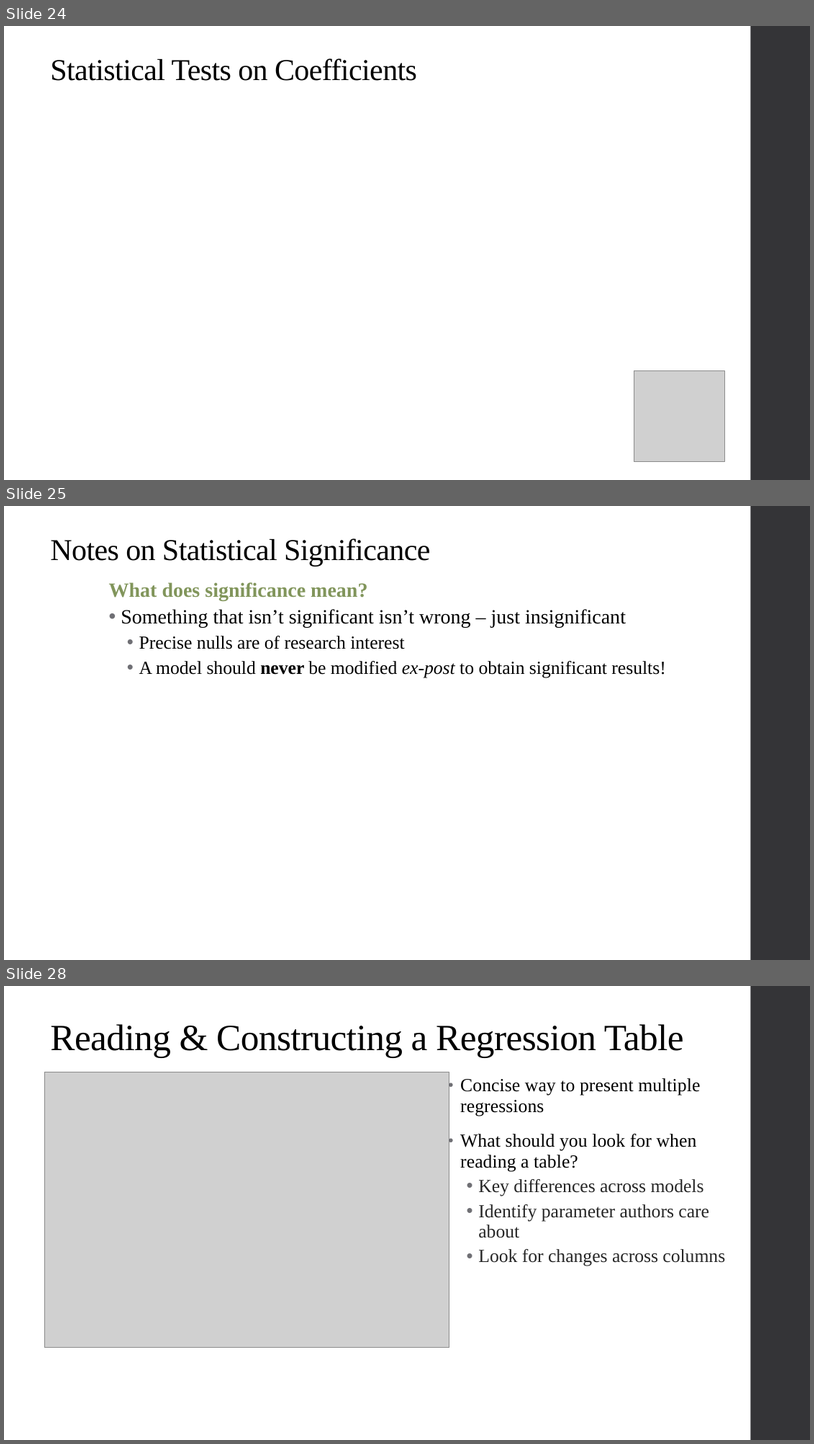
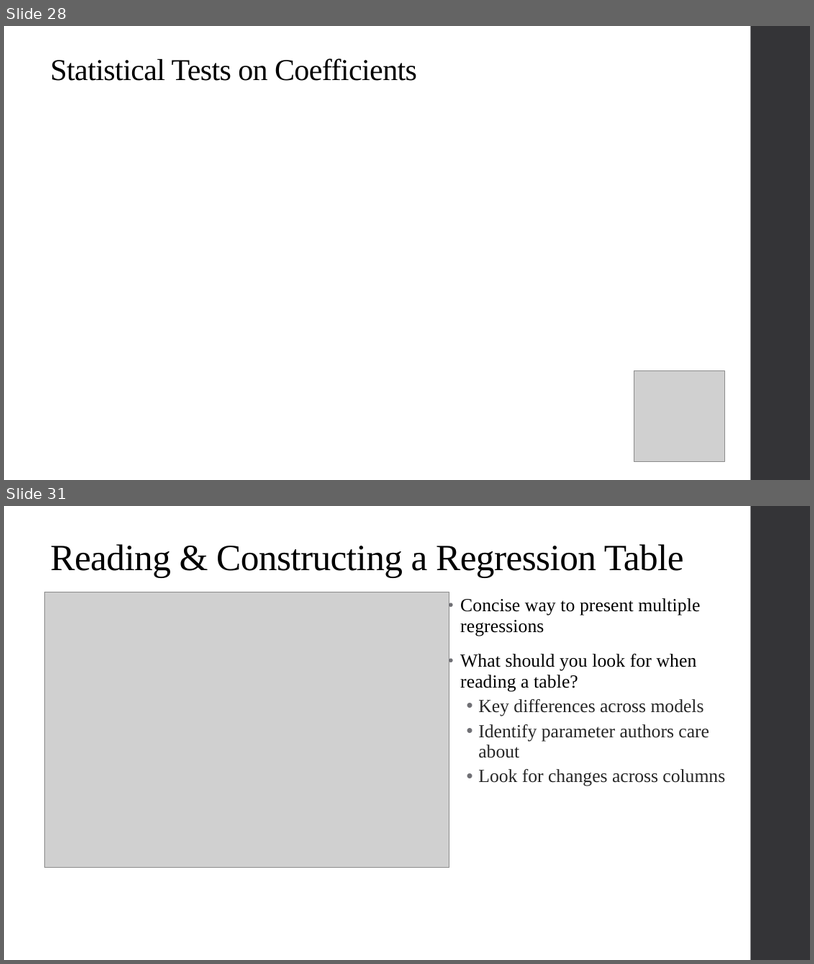
Before and after one commit to qiufei/fork-HAD5744, a slide deck: Lecture03_MultivariateOLS1/Lecture3_MultivariateOLS_2022F.pptx. Shown one above the other, each under a label of ours: slides 24, 25 and 28 before the commit, slides 28 and 31 after it; the slides between them are not shown. The pictures are 814x1444 and 814x964 pixels, drawn with LibreOffice and Linux fonts; fonts in the diff are those of the drawing; grey boxes stand for pictures. Boxes give left, top, right and bottom in pixels: in the first picture for what was removed or moved away, otherwise in the second. Text is boxed around its words. In the diff, an @@ line names an element or a change of style, - is before the commit and + after.

```diff
--- a/Lecture03_MultivariateOLS1/Lecture3_MultivariateOLS_2022F.pptx
+++ b/Lecture03_MultivariateOLS1/Lecture3_MultivariateOLS_2022F.pptx
@@ slide 25 removed at [4,506,810,960], background #FFFFFF; not listed: 1 template element that a slide beside it also shows @@
@@ title removed at [50,538,430,566] @@
-Notes on Statistical Significance
@@ text removed at [109,582,666,678] @@
-  What does significance mean?
-  • Something that isn’t significant isn’t wrong – just insignificant
-    • Precise nulls are of research interest
-    • A model should never be modified ex-post to obtain significant results!
@@ what was slide 24 is now slide 28 @@
@@ what was slide 28 is now slide 31 @@
```
Also in this commit, not shown: 4 slides changed, 21 slides added, 1 other slide removed, 5 other files.
